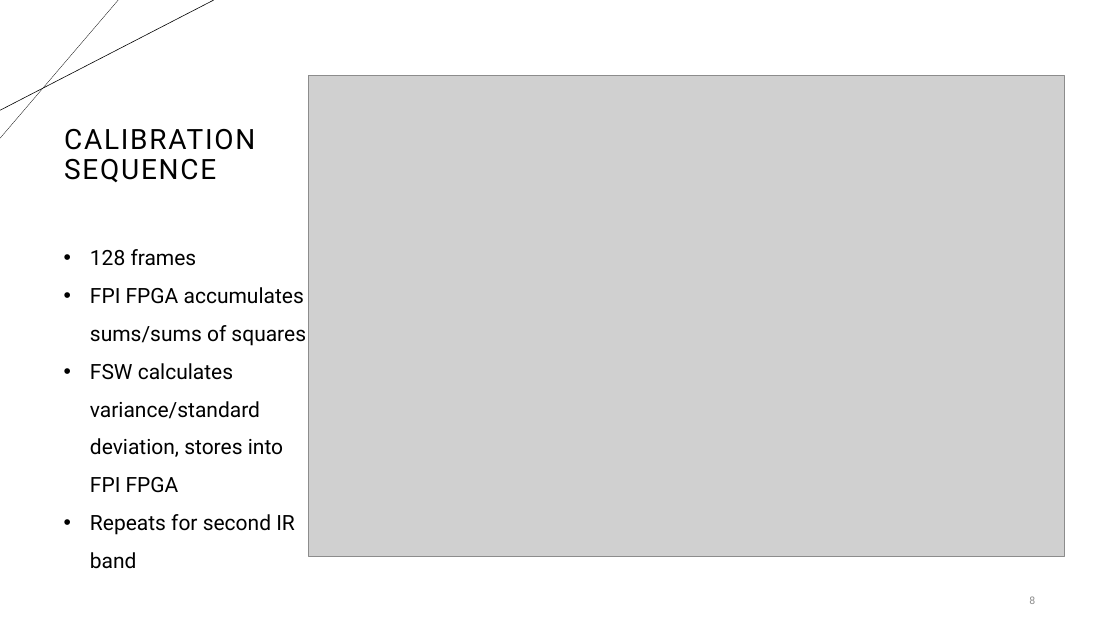
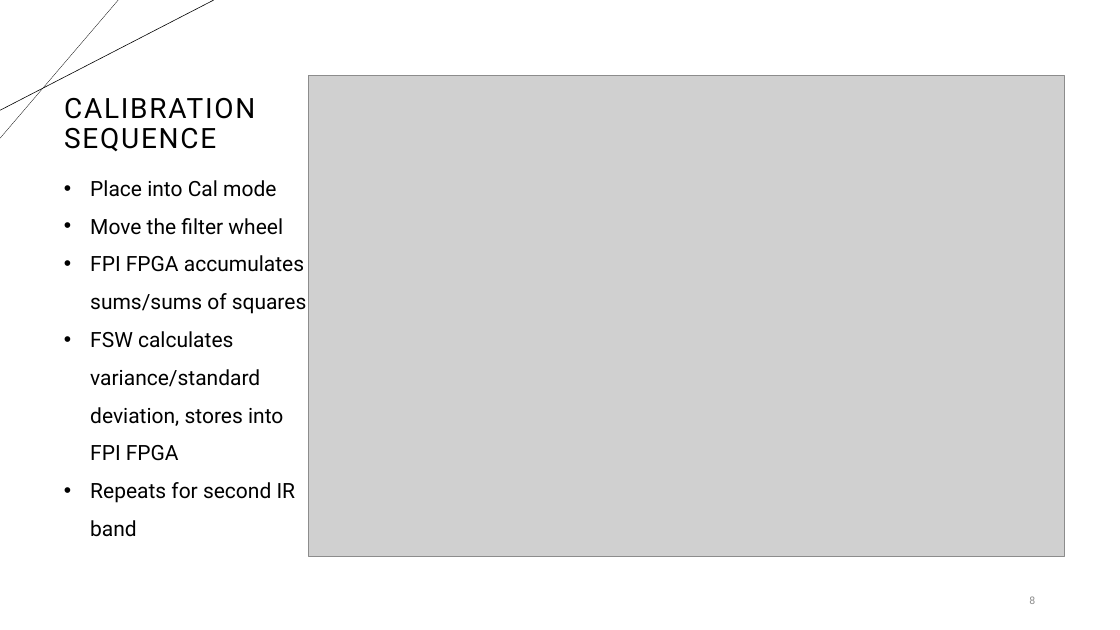
Before and after one commit to gnawme/acme-mining, a slide deck: slide 8 of docs/Norm Evangelista Avast.pptm. Drawn at 1120x630 pixels with LibreOffice and Linux fonts; fonts in the diff are those of the drawing; grey boxes stand for pictures. Boxes give left, top, right and bottom in pixels: in the first picture for what was removed or moved away, otherwise in the second. Text is boxed around its words. In the diff, an @@ line names an element or a change of style, - is before the commit and + after.

```diff
--- a/docs/Norm Evangelista Avast.pptm
+++ b/docs/Norm Evangelista Avast.pptm
@@ title "CALIBRATION SEQUENCE": place and size @@
-title "CALIBRATION SEQUENCE" at [64, 128, 255, 182]
+title "CALIBRATION SEQUENCE" at [64, 97, 255, 151]
@@ text "Place into Cal mode": place and size @@
-text "Place into Cal mode" at [90, 249, 306, 569]
+text "Place into Cal mode" at [90, 180, 307, 537]
@@ text at [90, 180, 283, 235]: text changed @@
-• 128 frames
+• Place into Cal mode
+• Move the filter wheel
```
Also in this commit, not shown: 2 other slides changed.
